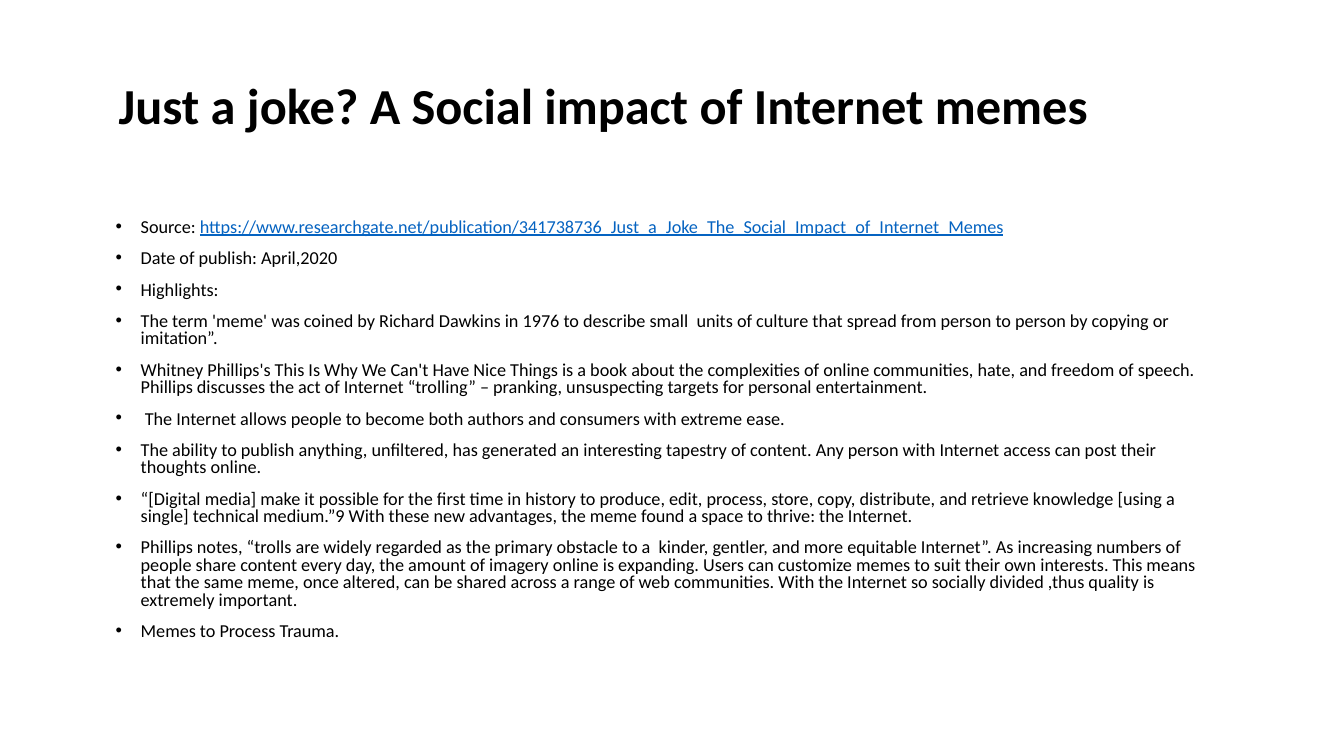
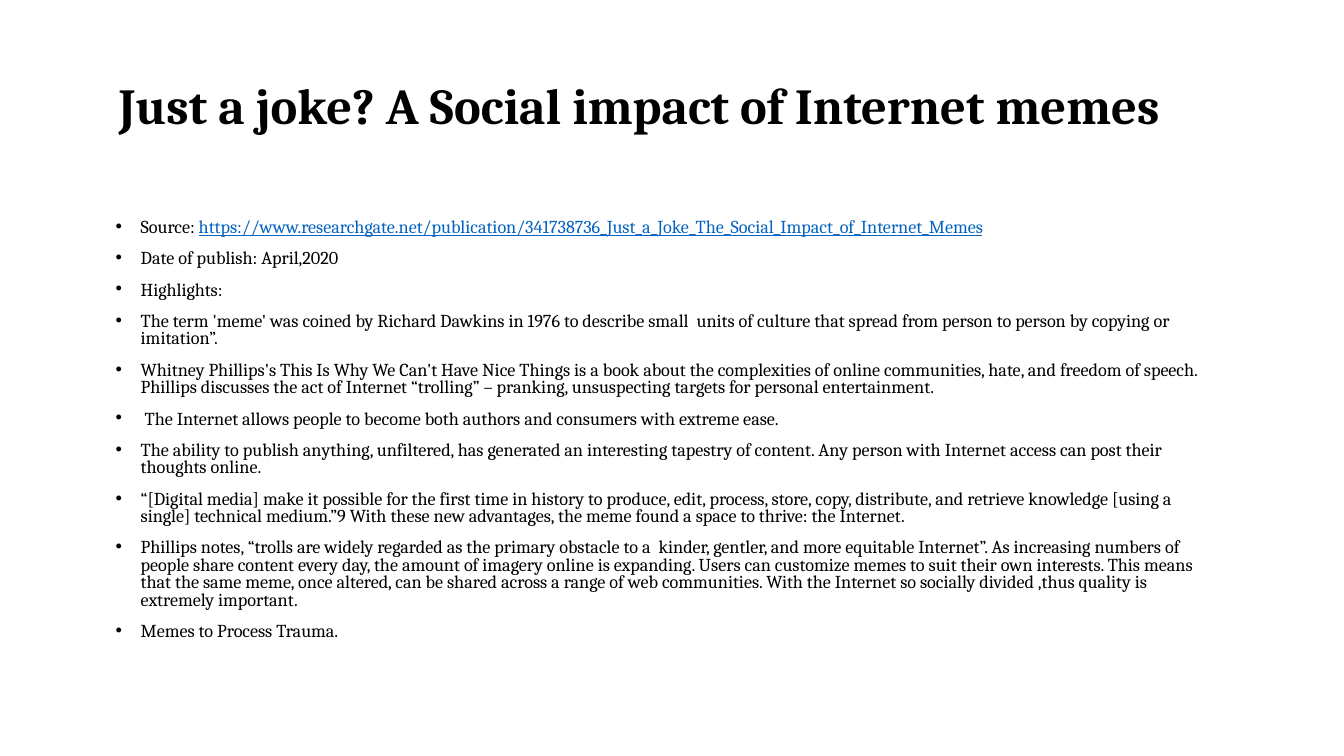
Before and after one commit to VarunBohara/Mini-Project-Documents, a slide deck: slide 2 of Literature Survey.pptx. Drawn at 1344x756 pixels with LibreOffice and Linux fonts; fonts in the diff are those of the drawing. Boxes give left, top, right and bottom in pixels: in the first picture for what was removed or moved away, otherwise in the second. Text is boxed around its words. In the diff, an @@ line names an element or a change of style, - is before the commit and + after.

```diff
--- a/Literature Survey.pptx
+++ b/Literature Survey.pptx
@@ title "Just a joke? A Social ..." at (119, 88, 1160, 135): font Calibri to Cambria @@
@@ text "Source: https://www.researchgate.net/publication/341738736_J ..." at (141, 220, 1198, 638): font Calibri to Cambria @@
```
Also in this commit, not shown: 16 other slides changed, 1 slide removed.
